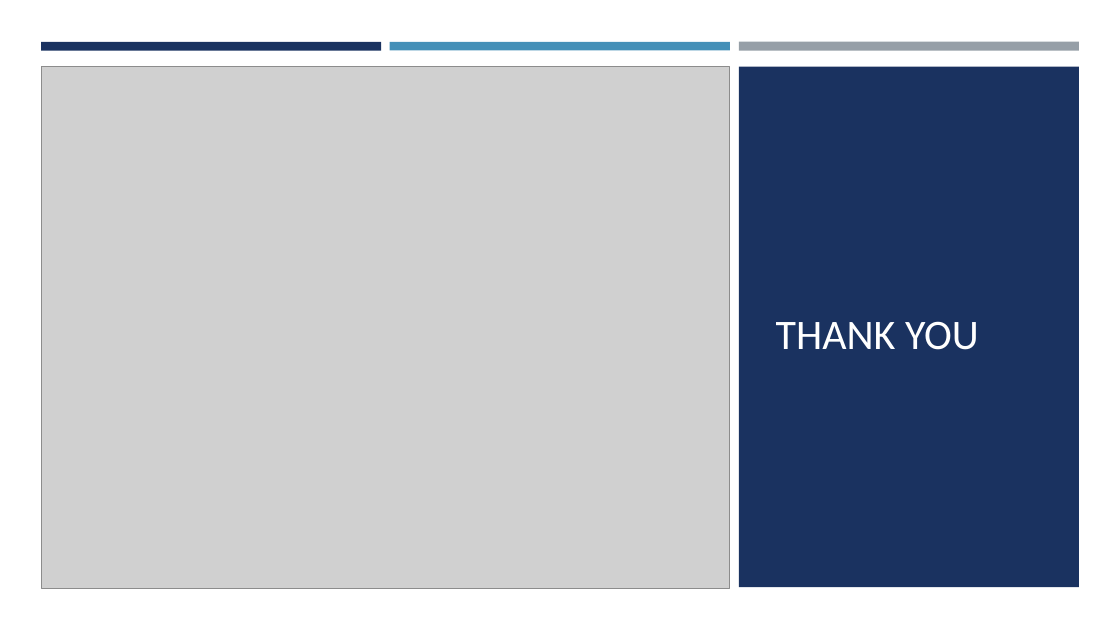
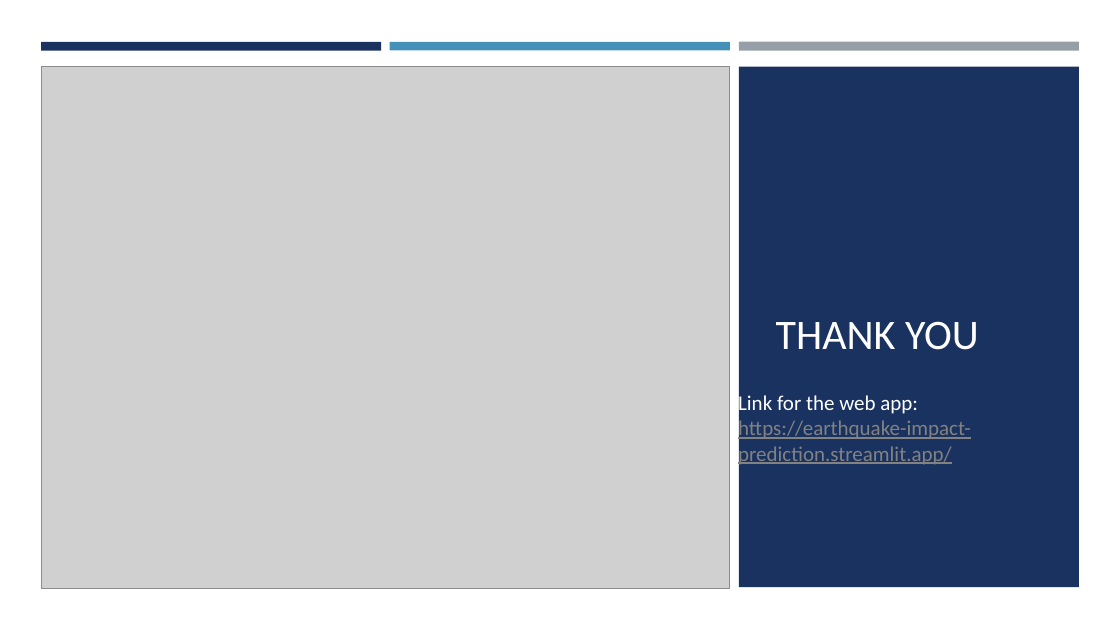
Before and after one commit to Harshit-15-10/Earthquake-Impact-Prediction, a slide deck: slide 9 of Earthquake Impact Predictor.pptx. Drawn at 1120x630 pixels with LibreOffice and Linux fonts; fonts in the diff are those of the drawing; grey boxes stand for pictures. Boxes give left, top, right and bottom in pixels: in the first picture for what was removed or moved away, otherwise in the second. Text is boxed around its words. In the diff, an @@ line names an element or a change of style, - is before the commit and + after.

```diff
--- a/Earthquake Impact Predictor.pptx
+++ b/Earthquake Impact Predictor.pptx
@@ text added at <box>738,393,971,467</box>, 18 pt, text #828282, underline @@
+Link for the web app:
+https://earthquake-impact-prediction.streamlit.app/
```
